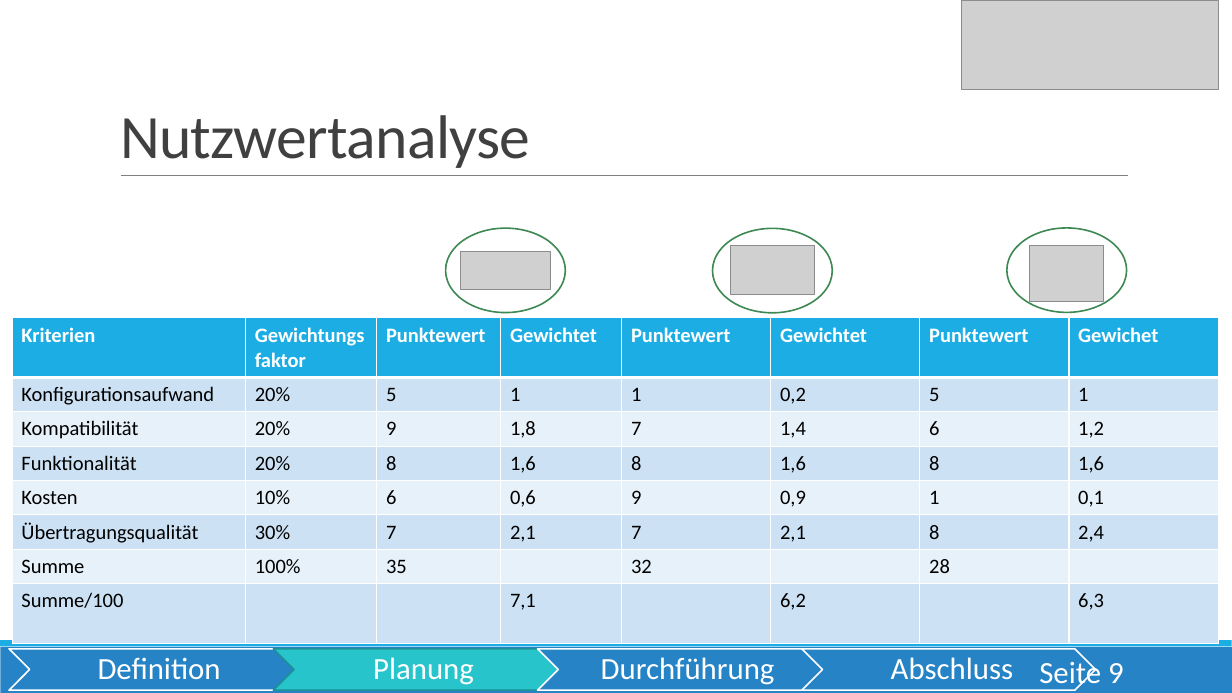
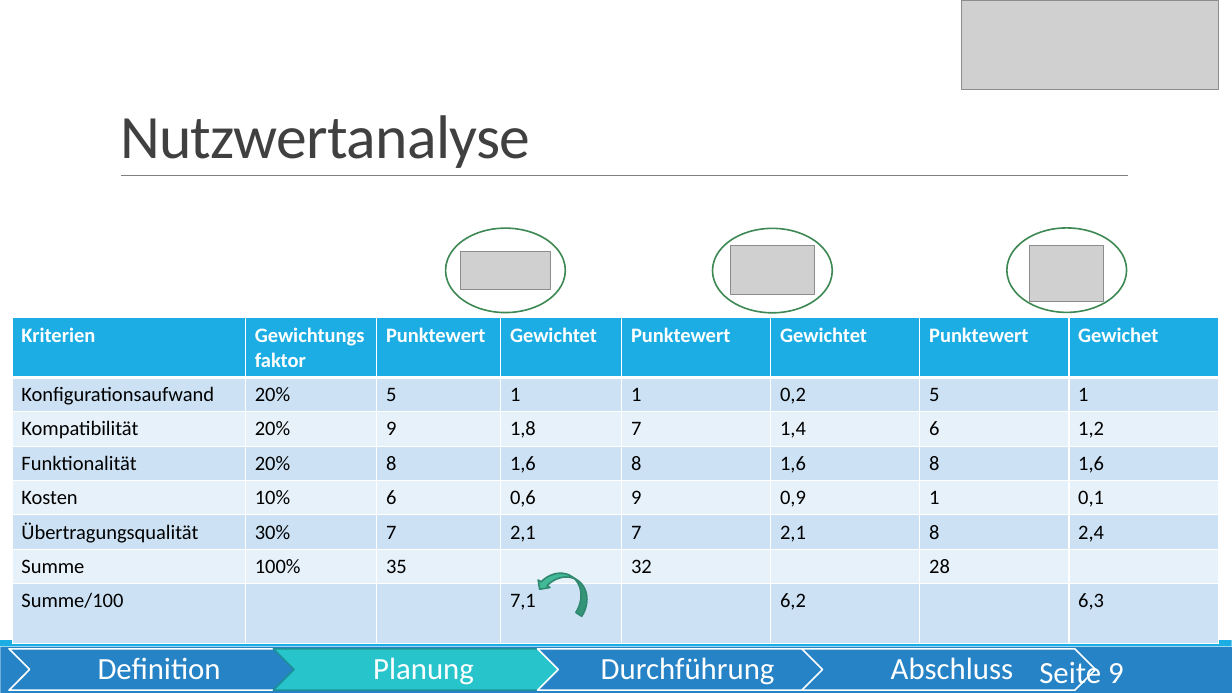
Before and after one commit to OberstufenprojektVOIP/OSP_VOIP, a slide deck: slide 9 of Pr-sentation/Präsentation VoIP_Alica.pptx. Drawn at 1232x693 pixels with LibreOffice and Linux fonts; fonts in the diff are those of the drawing; grey boxes stand for pictures. Boxes give left, top, right and bottom in pixels: in the first picture for what was removed or moved away, otherwise in the second. Text is boxed around its words. In the diff, an @@ line names an element or a change of style, - is before the commit and + after.

```diff
--- a/Pr-sentation/Präsentation VoIP_Alica.pptx
+++ b/Pr-sentation/Präsentation VoIP_Alica.pptx
@@ curved up arrow added at box(534, 562, 597, 616), fill #42BA97, outline #318A70 1.25 pt @@
```
